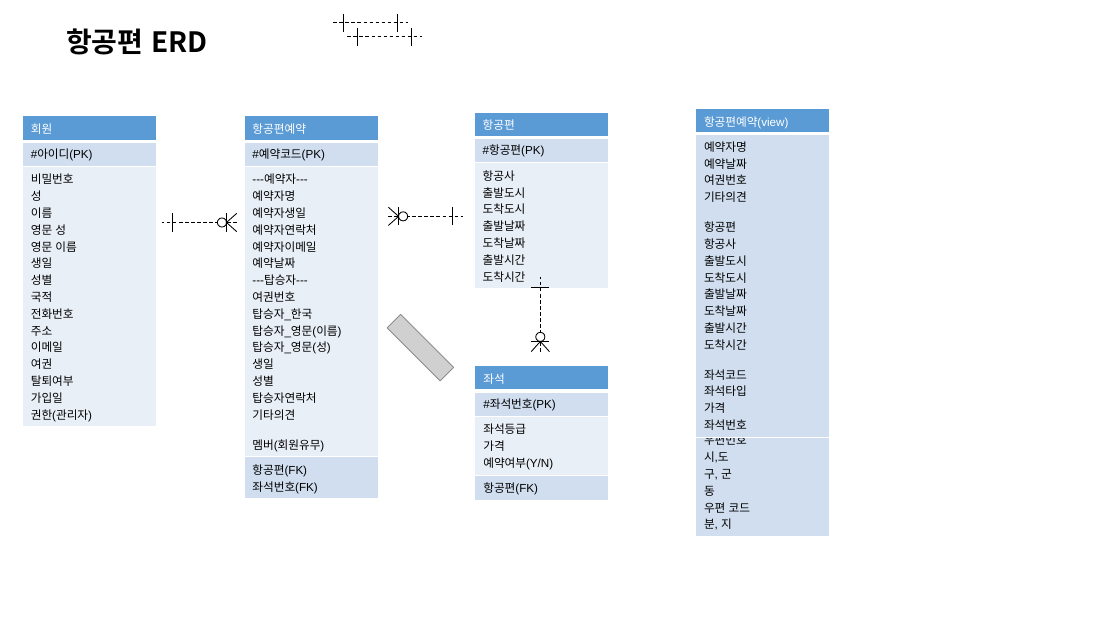
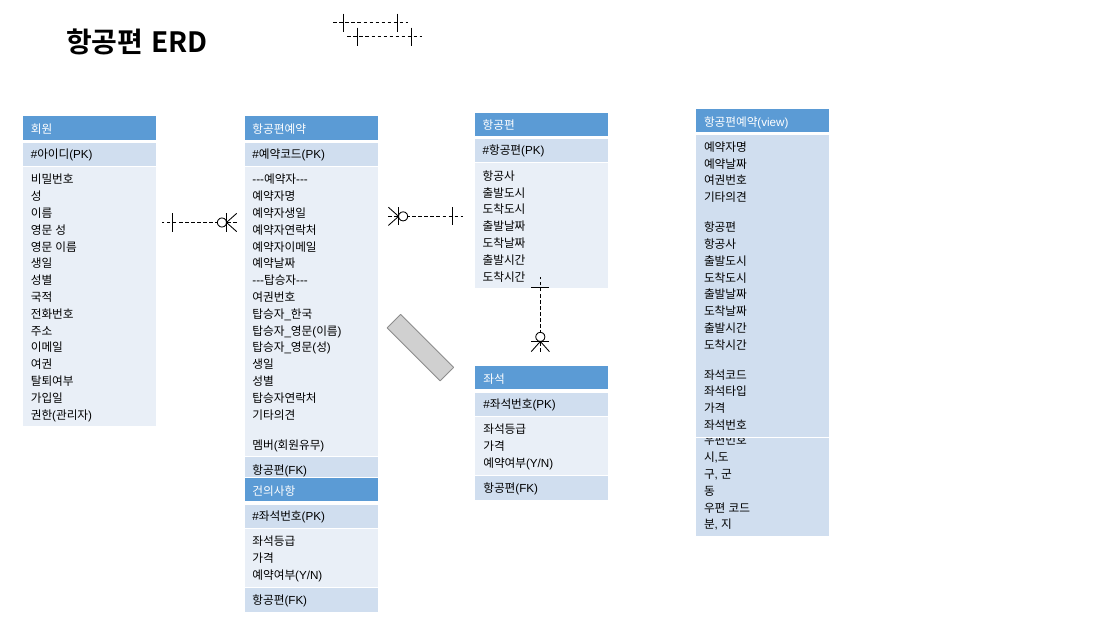
Before and after one commit to tomsnote/portfolio, a slide deck: slide 2 of UML/ERD.pptx. Drawn at 1120x630 pixels with LibreOffice and Linux fonts; fonts in the diff are those of the drawing; grey boxes stand for pictures. Boxes give left, top, right and bottom in pixels: in the first picture for what was removed or moved away, otherwise in the second. Text is boxed around its words. In the diff, an @@ line names an element or a change of style, - is before the commit and + after.

```diff
--- a/UML/ERD.pptx
+++ b/UML/ERD.pptx
@@ table added at (x1=245, y1=478, x2=378, y2=611), 4 rows, 1 columns @@
+건의사항
+#좌석번호(PK)
+좌석등급 / 가격 / 예약여부(Y/N)
+항공편(FK)
```
Also in this commit, not shown: 9 other files.
